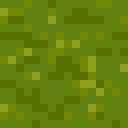
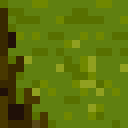
Comparing the layer stacks of the two 128 x 128 images. Changes:
removed layer "Layer 1" over (x1=0, y1=0, x2=64, y2=128)
removed layer "Background" over (x1=0, y1=0, x2=64, y2=128)
